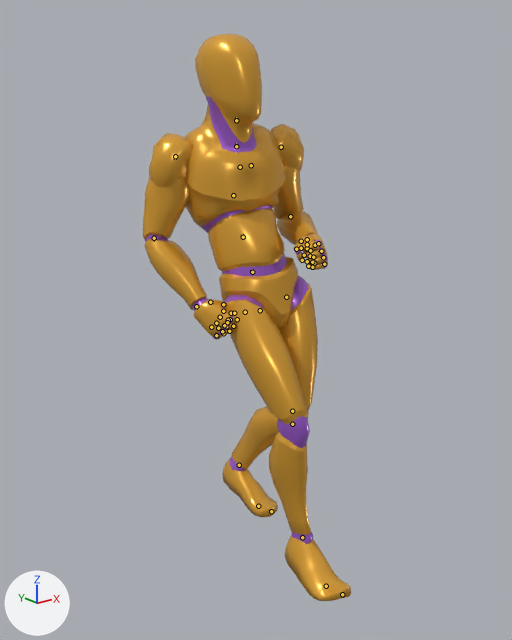
Two versions of the glTF model apps/web/public/models/anim-library.glb, one commit apart.
Both versions are drawn from a 50 mm lens placed at (-1.483, -1.774, 1.66), pointed at (-0.102, -0.049, 0.97). The lights are fixed; the arrows at lower left show +X, +Y and +Z. The first picture is the older version. Both versions are drawn at frame 12 of the action 'Rig|Run_Back_Loop'; the numbers are the values there. The bones that change, and the others that lie on the model, are drawn over the model as lines.

Objects in the first picture: 'Mannequin'.
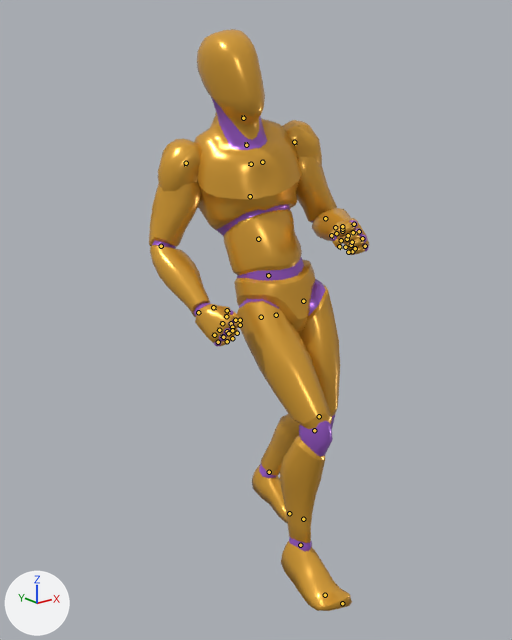
What differs and where, as boxes (x1, y1, x2, y2) in the pictures (512 x 640 px):
'Mannequin', posed: before (143, 33, 351, 601); after (149, 29, 369, 611)
bone 'pelvis', root to tip: before (260, 310) to (259, 308); after (276, 315) to (275, 312)
bone 'spine_02', root to tip: before (243, 237) to (242, 234); after (258, 239) to (258, 236)
bone 'spine_03', root to tip: before (233, 195) to (234, 193); after (250, 196) to (250, 194)
bone 'neck_01', root to tip: before (236, 146) to (236, 143); after (246, 145) to (246, 142)
bone 'Head', root to tip: before (236, 120) to (236, 117); after (243, 118) to (243, 115)
bone 'upperarm_l', root to tip: before (281, 147) to (281, 149); after (294, 142) to (295, 145)
bone 'lowerarm_l', root to tip: before (290, 216) to (291, 217); after (325, 218) to (326, 219)
bone 'upperarm_r', root to tip: before (175, 156) to (175, 159); after (186, 163) to (185, 166)
bone 'lowerarm_r', root to tip: before (154, 238) to (155, 240); after (161, 246) to (162, 248)
bone 'thigh_l', root to tip: before (286, 297) to (286, 298); after (303, 301) to (303, 302)
bone 'foot_l', root to tip: before (239, 465) to (239, 466); after (269, 472) to (269, 473)
bone 'thigh_r', root to tip: before (245, 312) to (245, 313); after (261, 317) to (261, 318)
bone 'calf_r', root to tip: before (292, 424) to (292, 425); after (314, 430) to (314, 431)
bone 'foot_r', root to tip: before (302, 537) to (303, 539); after (300, 545) to (301, 546)

The edits, one by one:
Bone 'pelvis' (bone_pelvis) moves from (0.0, 0.00038, -0.00016) to (0.0, 0.00064, 0.00066).
Bone 'spine_02' (bone_spine_02) turns from (8, 6, -3) to (10, 4, -3) degrees about its own x, y and z.
Bone 'spine_03' (bone_spine_03) turns from (35, -16, -4) to (25, -18, 1) degrees about its own x, y and z.
Bone 'neck_01' (bone_neck_01) turns from (-23, 10, -5) to (-22, 7, -4) degrees about its own x, y and z.
Bone 'Head' (bone_head) turns from (-7, 6, -1) to (-4, -3, 3) degrees about its own x, y and z.
Bone 'upperarm_l' (bone_upperarm_l) turns from (6, 21, -76) to (25, 17, -69) degrees about its own x, y and z.
Bone 'lowerarm_l' (bone_lowerarm_l) turns from (94, -13, 6) to (81, -12, 6) degrees about its own x, y and z.
Bone 'upperarm_r' (bone_upperarm_r) turns from (25, -43, 52) to (21, -34, 49) degrees about its own x, y and z.
Bone 'lowerarm_r' (bone_lowerarm_r) turns from (52, 11, 4) to (56, 10, 4) degrees about its own x, y and z.
Bone 'thigh_l' (bone_thigh_l) turns from (9, -8, 11) to (7, -7, 7) degrees about its own x, y and z.
Bone 'foot_l' (bone_foot_l) turns from (-21, 1, -5) to (-20, -1, -1) degrees about its own x, y and z.
Bone 'thigh_r' (bone_thigh_r) turns from (-10, -6, 2) to (-17, -10, 6) degrees about its own x, y and z.
Bone 'calf_r' (bone_calf_r) turns from (23, -1, 0) to (40, -1, 0) degrees about its own x, y and z.
Bone 'foot_r' (bone_foot_r) turns from (24, -2, 4) to (14, 4, 3) degrees about its own x, y and z.
